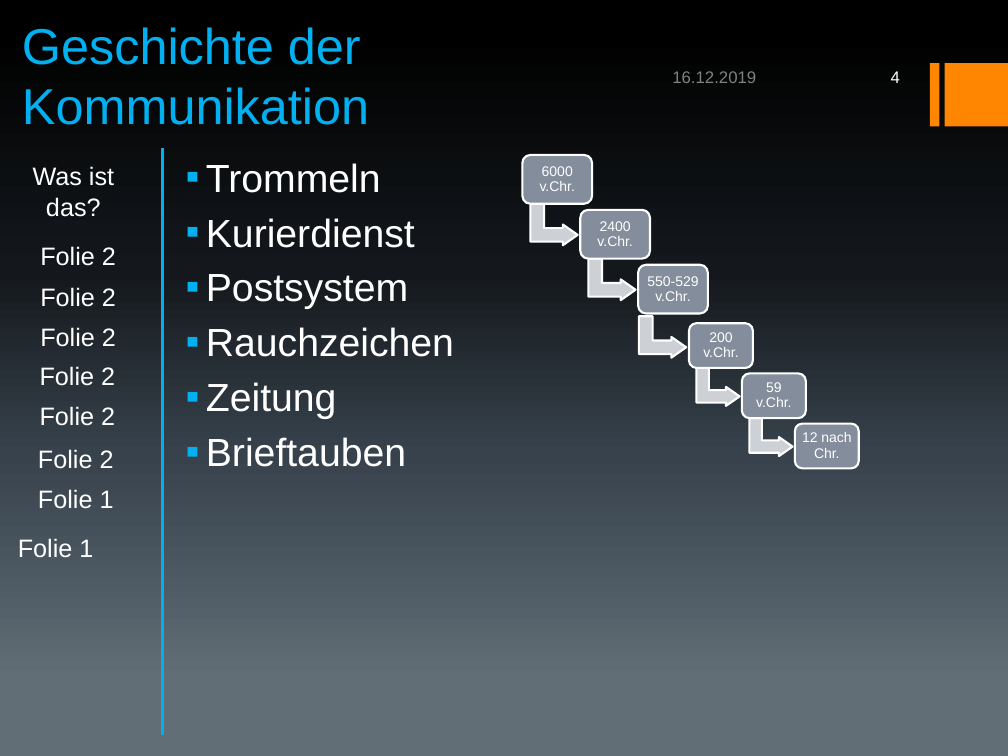
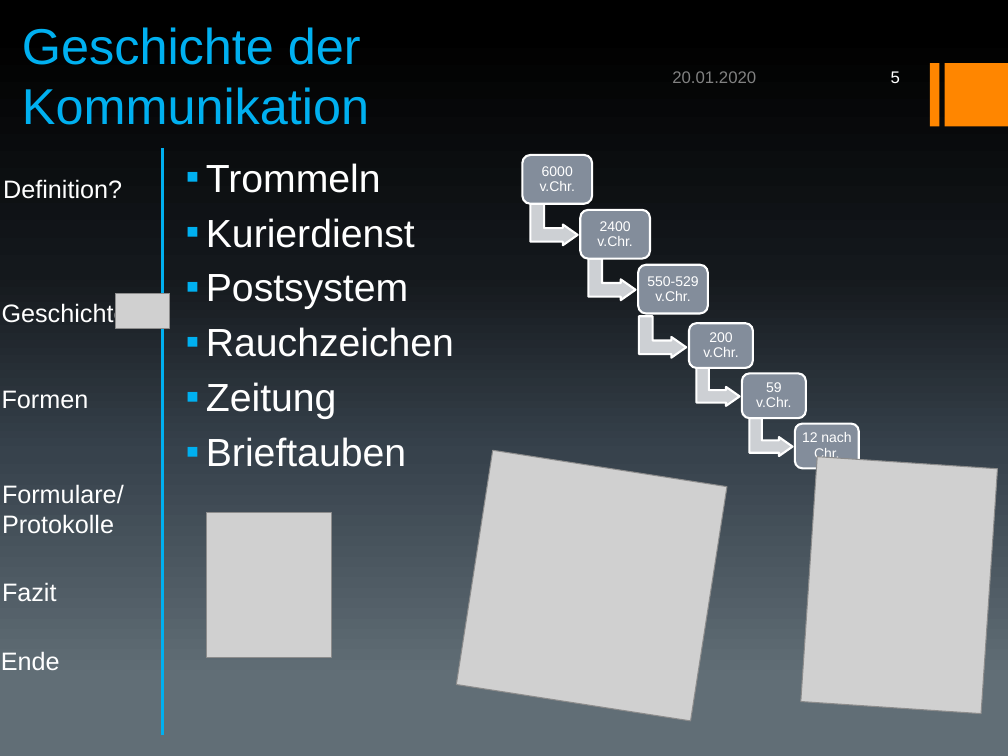
Before and after one commit to Raynar3455/Berufsschule, a slide deck: slide 5 of Schule/Deutsch_Kommunikation/Präsentation/Lars, Mahmoud, jaruslav/Präsentation.pptx (slide 4 before the commit). Drawn at 1008x756 pixels with LibreOffice and Linux fonts; fonts in the diff are those of the drawing; grey boxes stand for pictures; background and template pictures are left out. Boxes give left, top, right and bottom in pixels: in the first picture for what was removed or moved away, otherwise in the second. Text is boxed around its words. In the diff, an @@ line names an element or a change of style, - is before the commit and + after.

```diff
--- a/Schule/Deutsch_Kommunikation/Präsentation/Lars, Mahmoud, jaruslav/Präsentation.pptx
+++ b/Schule/Deutsch_Kommunikation/Präsentation/Lars, Mahmoud, jaruslav/Präsentation.pptx
@@ text at (672, 71, 756, 83): text changed @@
-16.12.2019
+20.01.2020
@@ page number at (891, 71, 900, 83): text changed @@
-4
+5
@@ text added at (3, 179, 122, 199), 18 pt, text #FFFFFF @@
+Definition?
@@ text removed at (33, 166, 114, 217) @@
-Was ist das?
@@ text removed at (40, 246, 116, 266) @@
-Folie 2
@@ text removed at (40, 287, 116, 307) @@
-Folie 2
@@ picture added at (115, 293, 170, 329) @@
@@ text added at (2, 302, 128, 328), 18 pt, text #FFFFFF @@
+Geschichte
@@ text removed at (40, 327, 116, 347) @@
-Folie 2
@@ text removed at (40, 366, 115, 386) @@
-Folie 2
@@ text added at (2, 390, 89, 409), 18 pt, text #FFFFFF @@
+Formen
@@ text removed at (40, 406, 115, 426) @@
-Folie 2
@@ text removed at (38, 449, 114, 469) @@
-Folie 2
@@ picture added at (456, 450, 726, 720) @@
@@ picture added at (800, 457, 997, 714) @@
@@ text added at (2, 484, 124, 534), 18 pt, text #FFFFFF @@
+Formulare/ Protokolle
@@ text removed at (38, 489, 114, 509) @@
-Folie 1
@@ text removed at (18, 538, 93, 557) @@
-Folie 1
@@ picture added at (207, 513, 331, 657) @@
@@ text added at (2, 583, 57, 601), 18 pt, text #FFFFFF @@
+Fazit
@@ text added at (1, 652, 60, 670), 18 pt, text #FFFFFF @@
+Ende
```
Also in this commit, not shown: 3 other slides changed, 7 slides added, 5 slides removed, 51 other files.
